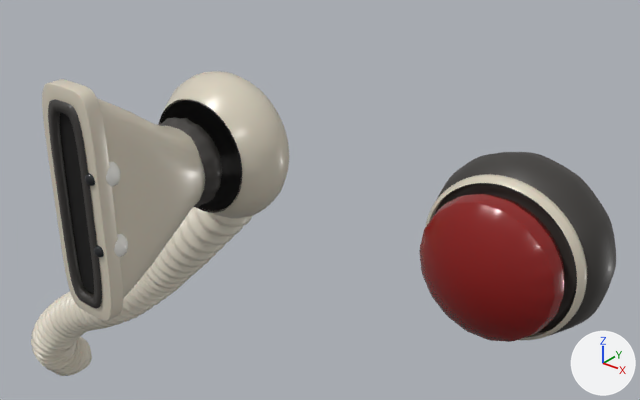
Two versions of the Blender file tools/blender/assets/voice-vac-machine.blend, one commit apart.
Camera for both pictures: a camera (50 mm lens) standing at (0.338, -0.46, 0.272) and looking at (-0.08, 0.062, -0.052). Every picture has the same lights, and +X, +Y and +Z are marked at lower right. The first picture is the older version.

In view in the first picture: 'VAC_BUTTON_BASE', 'VAC_BUTTON_CAP', 'VAC_BUTTON_READY_LIGHT', 'VAC_HOSE_SKIN', 'VAC_NOZZLE_COLLAR', 'VAC_NOZZLE_GASKET', 'VAC_NOZZLE_MOUTH', 'VAC_NOZZLE_SHELL', 'VAC_NOZZLE_TIP', 'VAC_PORT', 'VAC_PORT_SOCKET' and 4 more.
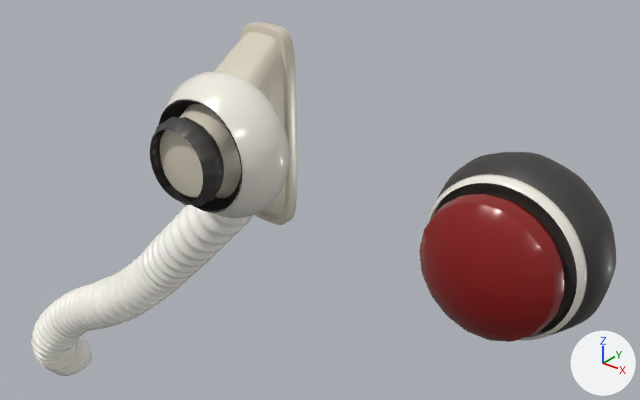
ob_vac_nozzle is not drawn itself; it is the parent of ob_vac_nozzle_shell, ob_vac_nozzle_collar, ob_vac_nozzle_tip, ob_vac_nozzle_gasket, ob_vac_nozzle_mouth, ob_vac_nozzle_eye_l, ob_vac_nozzle_pupil_l, ob_vac_nozzle_eye_r.

Where the change shows, as pixel boxes (x1, y1, x2, y2) in the pictures (640 x 400 px):
```json
{"object": "VAC_NOZZLE_SHELL", "change": "turned", "before": [97, 98, 205, 299], "after": [160, 32, 286, 219]}
{"object": "VAC_HOSE_SKIN", "change": "recoloured", "before": [31, 207, 254, 376], "after": [31, 207, 254, 376]}
{"object": "VAC_NOZZLE_TIP", "change": "turned", "before": [42, 79, 123, 321], "after": [240, 21, 297, 225]}
{"object": "VAC_PORT", "change": "recoloured", "before": [166, 71, 289, 218], "after": [166, 71, 289, 218]}
{"object": "VAC_NOZZLE_GASKET", "change": "turned", "before": [48, 99, 102, 308], "on screen": "not visible afterwards"}
{"object": "VAC_NOZZLE_COLLAR", "change": "turned", "before": [158, 117, 222, 207], "after": [150, 116, 224, 207]}
{"object": "VAC_BUTTON_READY_LIGHT", "change": "recoloured", "before": [426, 174, 587, 340], "after": [426, 174, 587, 340]}
{"object": "VAC_NOZZLE_MOUTH", "change": "turned", "before": [60, 113, 94, 294], "on screen": "not visible afterwards"}
{"object": "VAC_NOZZLE_EYE_L", "change": "turned", "before": [106, 162, 120, 187], "on screen": "not visible afterwards"}
{"object": "VAC_NOZZLE_EYE_R", "change": "turned", "before": [114, 234, 128, 257], "on screen": "not visible afterwards"}
{"object": "VAC_NOZZLE_PUPIL_L", "change": "turned", "before": [84, 173, 95, 186], "on screen": "not visible afterwards"}
{"object": "VAC_NOZZLE_PUPIL_R", "change": "turned", "before": [93, 245, 104, 257], "on screen": "not visible afterwards"}
{"object": "VAC_PORT_SOCKET", "change": "unchanged, covered by the edit", "before": [159, 99, 242, 213], "after": [158, 99, 242, 213]}
```

Edits to the scene script, one JSON object a line:
```json
{"op": "add", "block": "mat_mat_pearl_ribbed", "code": ["mat_mat_pearl_ribbed = bpy.data.materials.new('MAT_PEARL_RIBBED')", "# nodes: BsdfPrincipled, Bump, OutputMaterial, TexNoise", "# colours: white #f7f5ec"]}
{"op": "add", "block": "mat_mat_pearl_plastic", "code": ["mat_mat_pearl_plastic = bpy.data.materials.new('MAT_PEARL_PLASTIC')", "# nodes: BsdfPrincipled, Bump, OutputMaterial, TexNoise", "# colours: white #f5f0e6"]}
{"block": "me_vac_port_mesh", "where": "me_vac_port_mesh.from_pydata(...)  # 576 vertices, 504 faces; spans x -0.0602..0.0602, y -0.029..0.029, z -0.0602..0.0602"}
{"op": "remove", "block": "me_vac_port_mesh", "code": "me_vac_port_mesh.materials.append(mat_mat_toy_ivory)"}
{"op": "add", "block": "me_vac_port_mesh", "code": "me_vac_port_mesh.materials.append(mat_mat_pearl_plastic)"}
{"block": "me_vac_button_ready_light_mesh", "where": "me_vac_button_ready_light_mesh.from_pydata(...)  # 320 vertices, 240 faces; spans x -0.054..0.054, y -0.031..-0.021, z -0.054..0.054"}
{"op": "remove", "block": "me_vac_button_ready_light_mesh", "code": "me_vac_button_ready_light_mesh.materials.append(mat_mat_toy_ivory)"}
{"op": "add", "block": "me_vac_button_ready_light_mesh", "code": "me_vac_button_ready_light_mesh.materials.append(mat_mat_pearl_plastic)"}
{"block": "me_vac_hose_skin_mesh", "where": "me_vac_hose_skin_mesh.from_pydata(...)  # 8766 vertices, 8792 faces; spans x -0.462..-0.107, y -0.013..0.069, z -0.366..0.015"}
{"op": "remove", "block": "me_vac_hose_skin_mesh", "code": "me_vac_hose_skin_mesh.materials.append(mat_mat_toy_ivory_ribbed)"}
{"op": "add", "block": "me_vac_hose_skin_mesh", "code": "me_vac_hose_skin_mesh.materials.append(mat_mat_pearl_ribbed)"}
{"op": "set", "path": "ob_vac_nozzle.rotation_euler", "old": "(0.0, 1.571, 0.0)", "new": "(0.0, 1.571, 3.142)", "note": "degrees (0, 90, 0) -> degrees (0, 90, 180)"}
```
